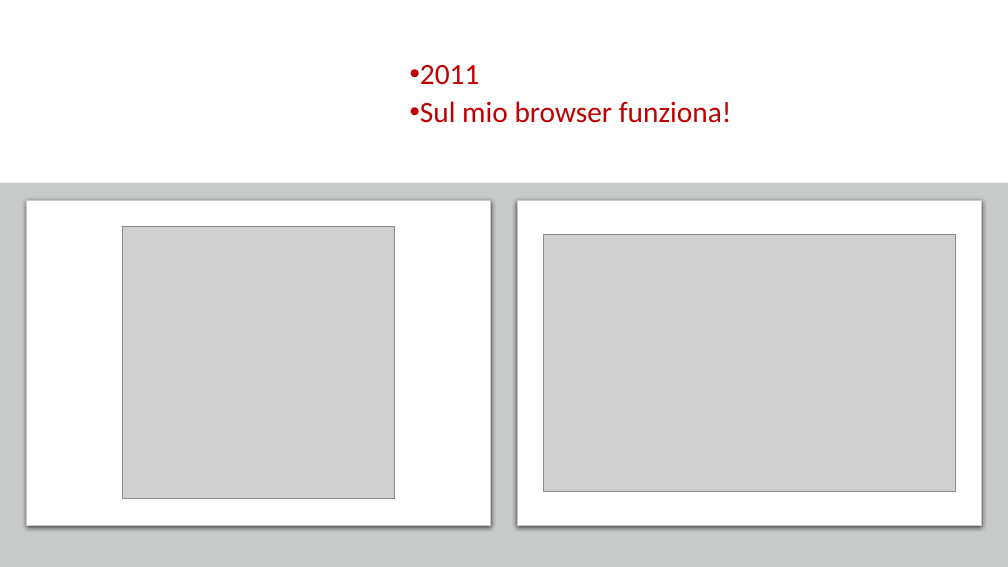
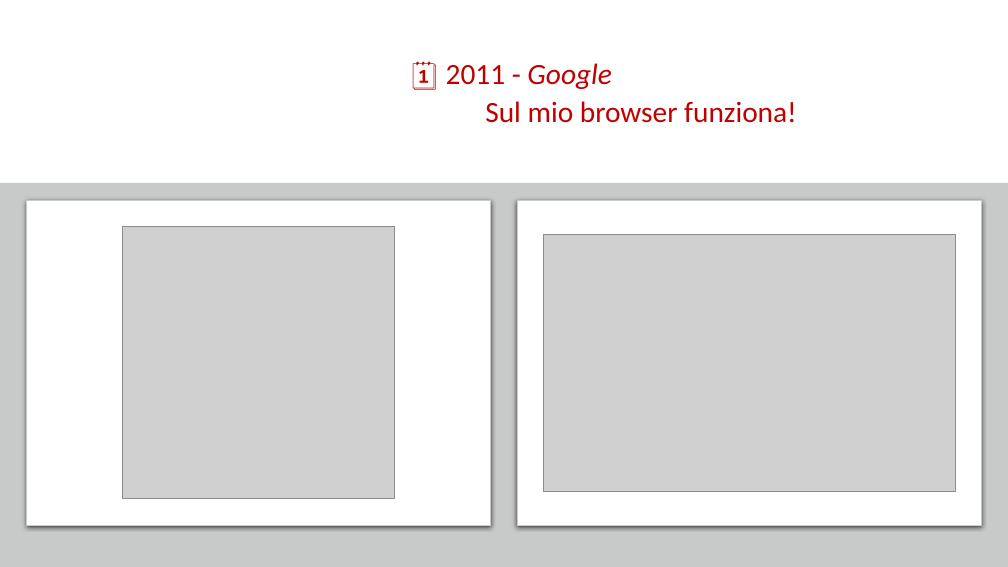
Before and after one commit to Ace68/slide, a slide deck: slide 7 of 2022/XMasDev/WebAssembly-XMASDEV2022.pptx (slide 6 before the commit). Drawn at 1008x567 pixels with LibreOffice and Linux fonts; fonts in the diff are those of the drawing; grey boxes stand for pictures; background and template pictures are left out. Boxes give left, top, right and bottom in pixels: in the first picture for what was removed or moved away, otherwise in the second. Text is boxed around its words. In the diff, an @@ line names an element or a change of style, - is before the commit and + after.

```diff
--- a/2022/XMasDev/WebAssembly-XMASDEV2022.pptx
+++ b/2022/XMasDev/WebAssembly-XMASDEV2022.pptx
@@ text at (446,63,611,89): text changed @@
-• 2011
+🗓️ 2011 - Google
@@ text at (485,101,797,123): bullet • to none @@
```
Also in this commit, not shown: 8 other slides changed, 2 slides added.
